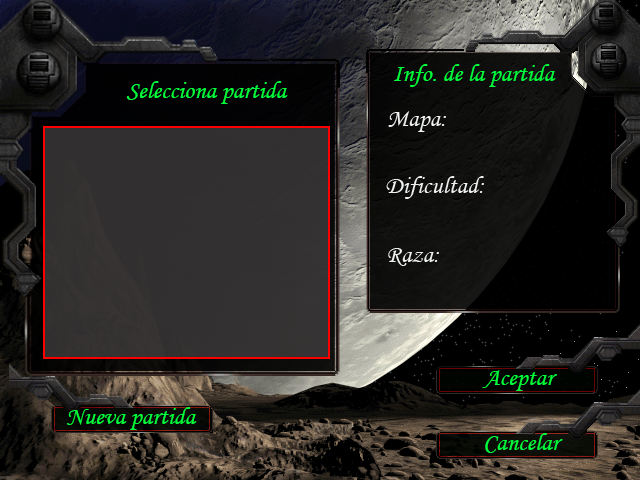
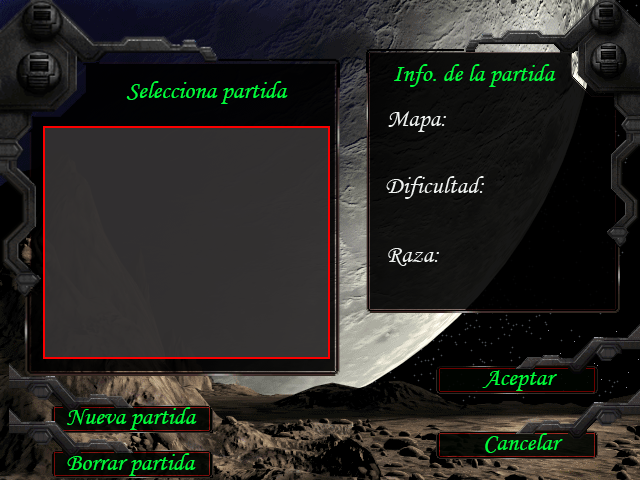
Before/after of a 640x480 layered artwork. What changed in the layer stack:
added layer "Borrar partida" above "Nueva partida" over [67, 453, 196, 476]
added layer "Capa 15" above "Capa 11" over [9, 408, 213, 478]
